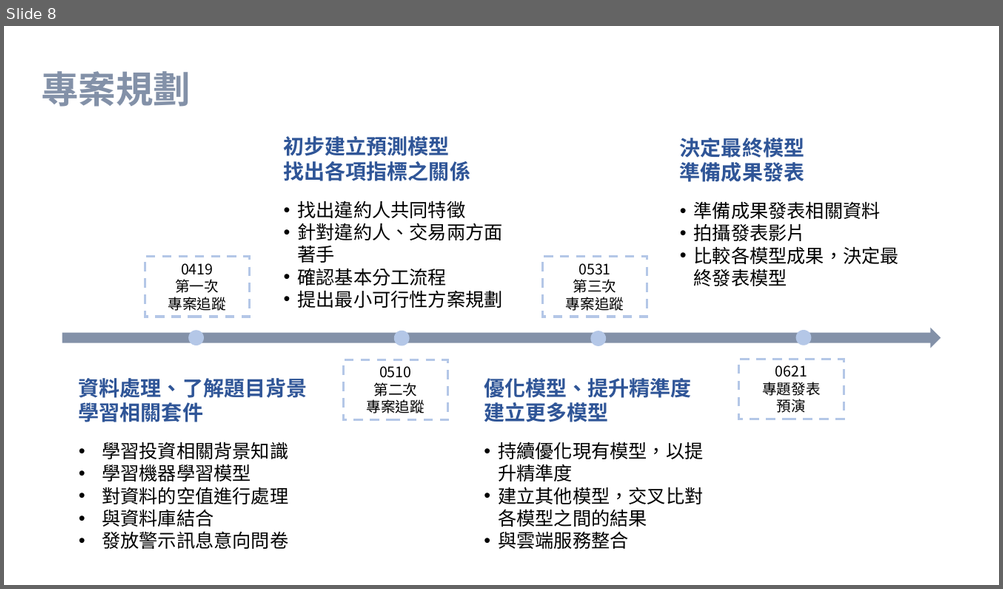
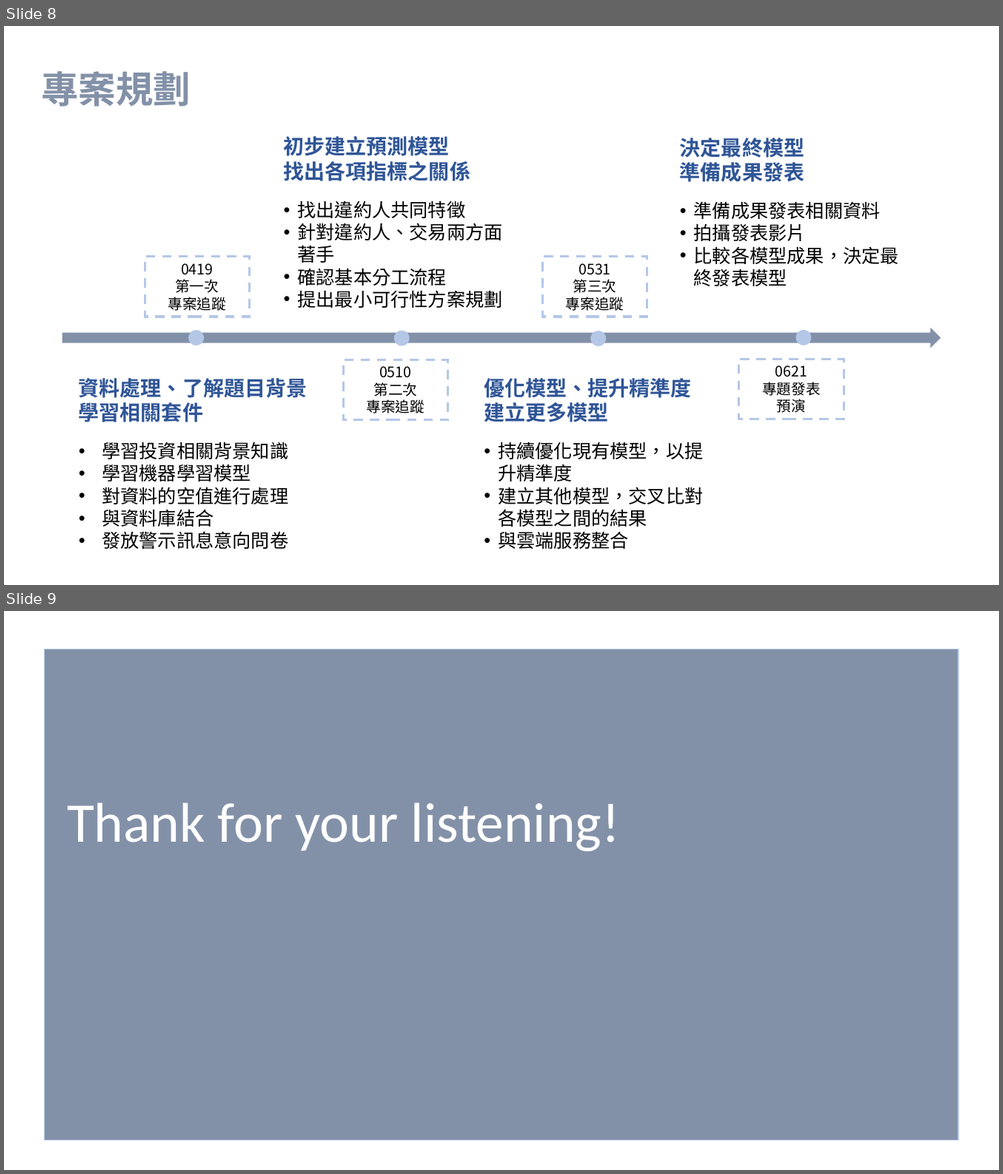
Before and after one commit to Katrina00/FinTech, a slide deck: 玉山一第一組.pptx. Shown one above the other, each under a label of ours: slide 8 before the commit, slides 8 and 9 after it. The pictures are 1003x589 and 1003x1174 pixels, drawn with LibreOffice and Linux fonts; fonts in the diff are those of the drawing. Boxes give left, top, right and bottom in pixels: in the first picture for what was removed or moved away, otherwise in the second. Text is boxed around its words. In the diff, an @@ line names an element or a change of style, - is before the commit and + after.

```diff
--- a/玉山一第一組.pptx
+++ b/玉山一第一組.pptx
@@ slide 9 added at (x1=4, y1=611, x2=999, y2=1170), background #FFFFFF @@
@@ rectangle added at (x1=44, y1=649, x2=959, y2=1141), fill #8391A8, outline #B4C7E7 1 pt @@
@@ title added at (x1=67, y1=803, x2=620, y2=851), 54 pt, text #FFFFFF @@
+Thank for your listening!
```
Also in this commit, not shown: 1 slide changed.
